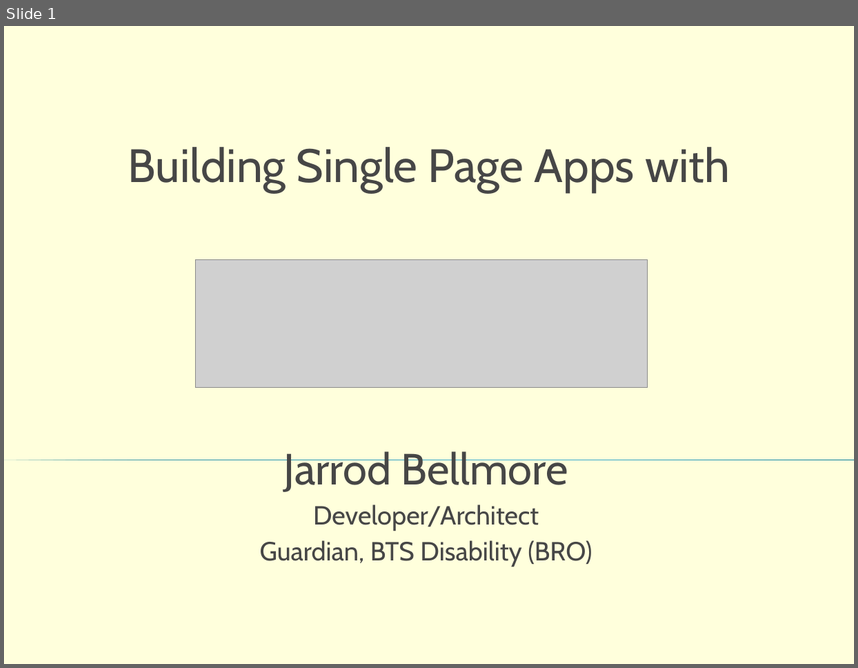
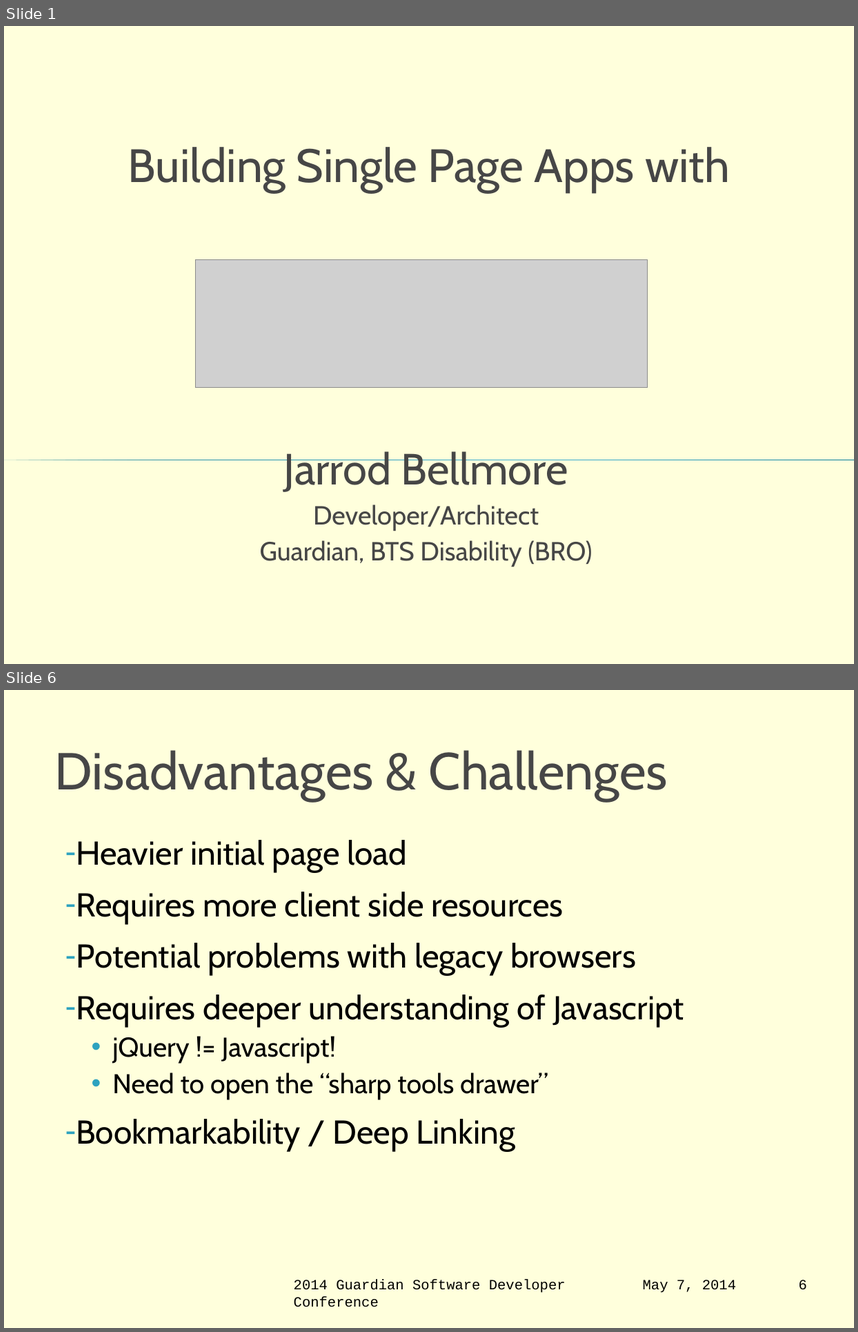
Before and after one commit to jbellmore/GSDC-2014-AngularJS, a slide deck: intro-to-angular-js.pptx. Shown one above the other, each under a label of ours: slide 1 before the commit, slides 1 and 6 after it; the slides between them are not shown. The pictures are 858x668 and 858x1332 pixels, drawn with LibreOffice and Linux fonts; fonts in the diff are those of the drawing; grey boxes stand for pictures; background and template pictures are left out. Boxes give left, top, right and bottom in pixels: in the first picture for what was removed or moved away, otherwise in the second. Text is boxed around its words. In the diff, an @@ line names an element or a change of style, - is before the commit and + after.

```diff
--- a/intro-to-angular-js.pptx
+++ b/intro-to-angular-js.pptx
@@ slide 6 added at [4,690,854,1328], background #FFFFCC at 68% opacity @@
@@ title added at [55,750,668,800], 44 pt, text #464646 @@
+Disadvantages & Challenges
@@ text added at [76,840,684,1151], 28 pt, text #000000 @@
+‐ Heavier initial page load
+‐ Requires more client side resources
+‐ Potential problems with legacy browsers
+‐ Requires deeper understanding of Javascript
+  • jQuery != Javascript!
+  • Need to open the “sharp tools drawer”
+‐ Bookmarkability / Deep Linking
@@ text added at [294,1279,566,1307], 12 pt, text #000000 @@
+2014 Guardian Software Developer Conference
@@ text added at [643,1279,736,1292], 12 pt, text #000000 @@
+May 7, 2014
@@ page number added at [799,1279,807,1290], 12 pt, text #000000 @@
+6
```
Also in this commit, not shown: 5 slides changed, 5 other slides added, 1 other file.
